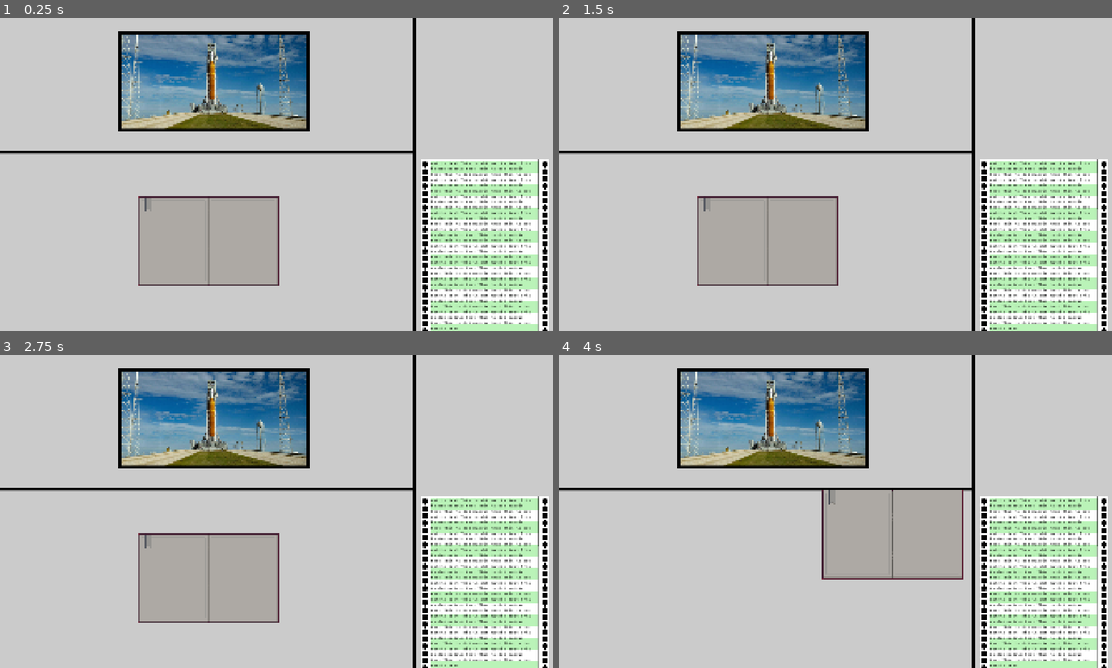
Above: before the commit, frames 1-4 (two rows, left to right).
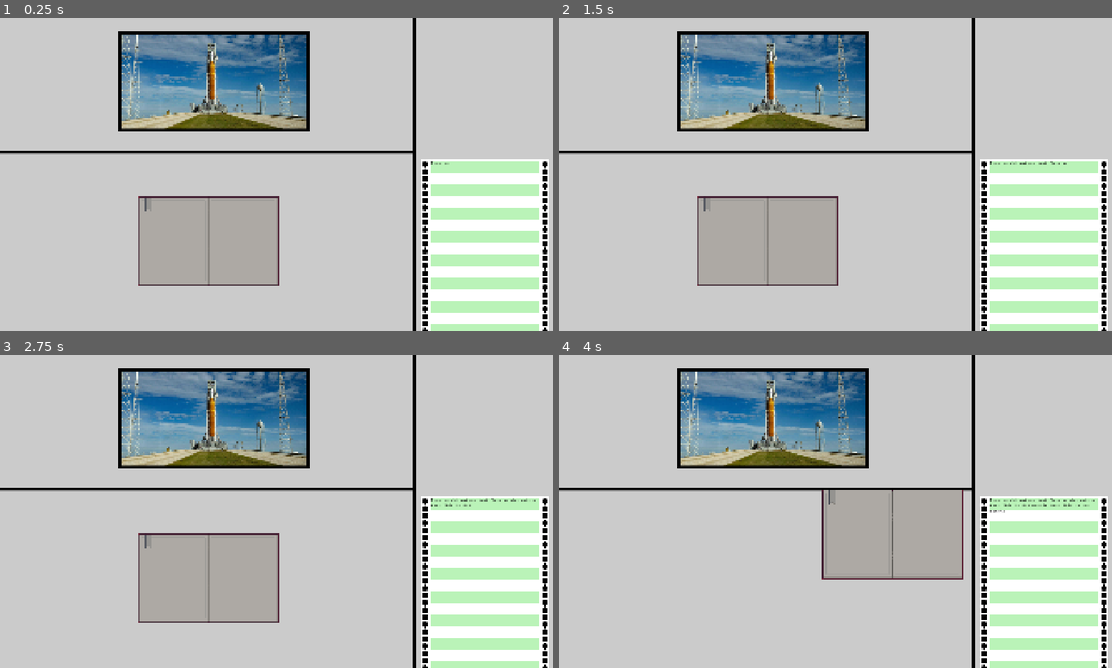
Above: after the commit, the same moments.

Repository: bukit3point0/gmtk2026
Game: Godot game, scene res://scenes/game_root.tscn
Same seed, same stepped clock (60 frames per second), same inputs: the game is played once before the commit and once after it.
Inputs (mouse positions are in pixels of both pictures, inside the frame that each line leads up to):
- Up to frame 1 (0.25 s): no input
- Up to frame 2 (1.5 s): click "Play Game" at 0.5 s; click "Play Game" at 1.25 s
- Up to frame 3 (2.75 s): click "Play Game" at 2 s
- Up to frame 4 (4 s): click "Settings" at 2.75 s; tap Enter at 3.5 s; drag from (835, 536) to (890, 442) at 3.52 s

The runs differ from the first frame. In frame 1, 2.7% of the frame differs, in the area x 77-98%, y 45-100%; in frame 2, 2.7%; in frame 3, 2.7%; in frame 4, 2.7%.

Commit message:
dot matrix audio go brrrr

Diff:
--- a/scenes/background.tscn
+++ b/scenes/background.tscn
@@ -3,6 +3,7 @@
 [ext_resource type="Texture2D" uid="uid://ntkki1lc1tjv" path="res://assets/mocks/office_background.png" id="1_bkp1e"]
 [ext_resource type="Texture2D" uid="uid://bl7qw5d1kfdtl" path="res://assets/images/dot_matrix.png" id="2_y0upk"]
 [ext_resource type="Script" uid="uid://bni6xaul56pow" path="res://scripts/dot_matrix.gd" id="3_jougr"]
+[ext_resource type="AudioStream" uid="uid://7vda1wwp4s8f" path="res://assets/audio/dot_matrix_printer.wav" id="4_cbsqf"]
 
 [node name="Background" type="Node2D" unique_id=2126150908]
 
@@ -28,3 +29,7 @@
 theme_override_colors/default_color = Color(0, 0, 0, 1)
 text = "This is dot matrix text This is dot matrix text This is dot matrix text This is dot matrix text This is dot mat …(1618 unchanged characters)…
 scroll_following = true
+
+[node name="AudioStreamPlayer2D" type="AudioStreamPlayer2D" parent="TextureRect/DotMatrix/MarginContainer" unique_id=858414349]
+stream = ExtResource("4_cbsqf")
+bus = &"Gameplay"
--- a/scripts/dot_matrix.gd
+++ b/scripts/dot_matrix.gd
@@ -1,12 +1,28 @@
 extends Sprite2D
 
 @onready var rich_text_label: RichTextLabel = $MarginContainer/RichTextLabel
+@onready var audio_stream_player_2d: AudioStreamPlayer2D = $MarginContainer/AudioStreamPlayer2D
+
+var is_printing_words = false
+
+func _ready() -> void:
+	display_word_by_word()
+
+func _process(_delta) -> void:
+	# as long as it is printing words and the player is not currently running, play the audio
+	if is_printing_words and !audio_stream_player_2d.playing:
+		play_dot_matrix_sound()
 
 func display_word_by_word() -> void:
+	is_printing_words = true
 	var text = rich_text_label.text
 	var words = text.split(" ")
 	rich_text_label.text = ""
 	for word in words:
 		rich_text_label.text += word + " "
 		await get_tree().create_timer(0.2).timeout
+	is_printing_words = false
 	rich_text_label.text += "\n" # line break for the next set of text
+
+func play_dot_matrix_sound() -> void:
+	audio_stream_player_2d.playing = true
Not shown, added: assets/audio/dot_matrix_printer.wav.import
Not shown, added: assets/audio/dot_matrix_printer.wav
